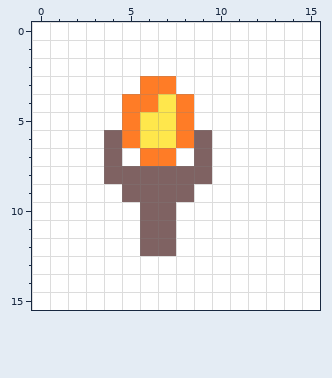
One commit to this pixel-art sprite: the echo of the angels/assets/torch2.png. Above, as it was before the edit.
The file is 16x16 pixels.
After the commit:
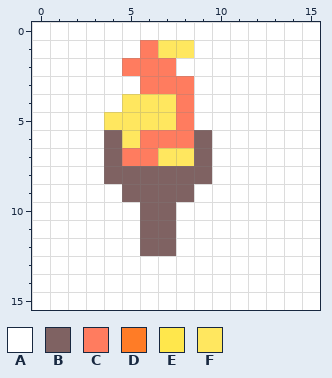
Palette (. is transparent): A #ffffff  B #7f6262  C #ff7c5f  D #ff7c26  E #ffe74c  F #ffe75f
The exact change:
@@ x 2..10 @@
  0 AAAAAAAAA
- 1 AAAAAAAAA
- 2 AAAAAAAAA
- 3 AAAADDAAA
- 4 AAADDEDAA
- 5 AAADEEDAA
- 6 AABDEEDBA
- 7 AABADDABA
+ 1 AAAACFFAA
+ 2 AAACCCAAA
+ 3 AAAACCCAA
+ 4 AAAFFFCAA
+ 5 AAFFFFCAA
+ 6 AABFCCCBA
+ 7 AABCCFFBA
  8 AABBBBBBA
Changed places in both pictures, as pixel boxes (x1, y1, x2, y2):
changed: (104, 40, 194, 166)
